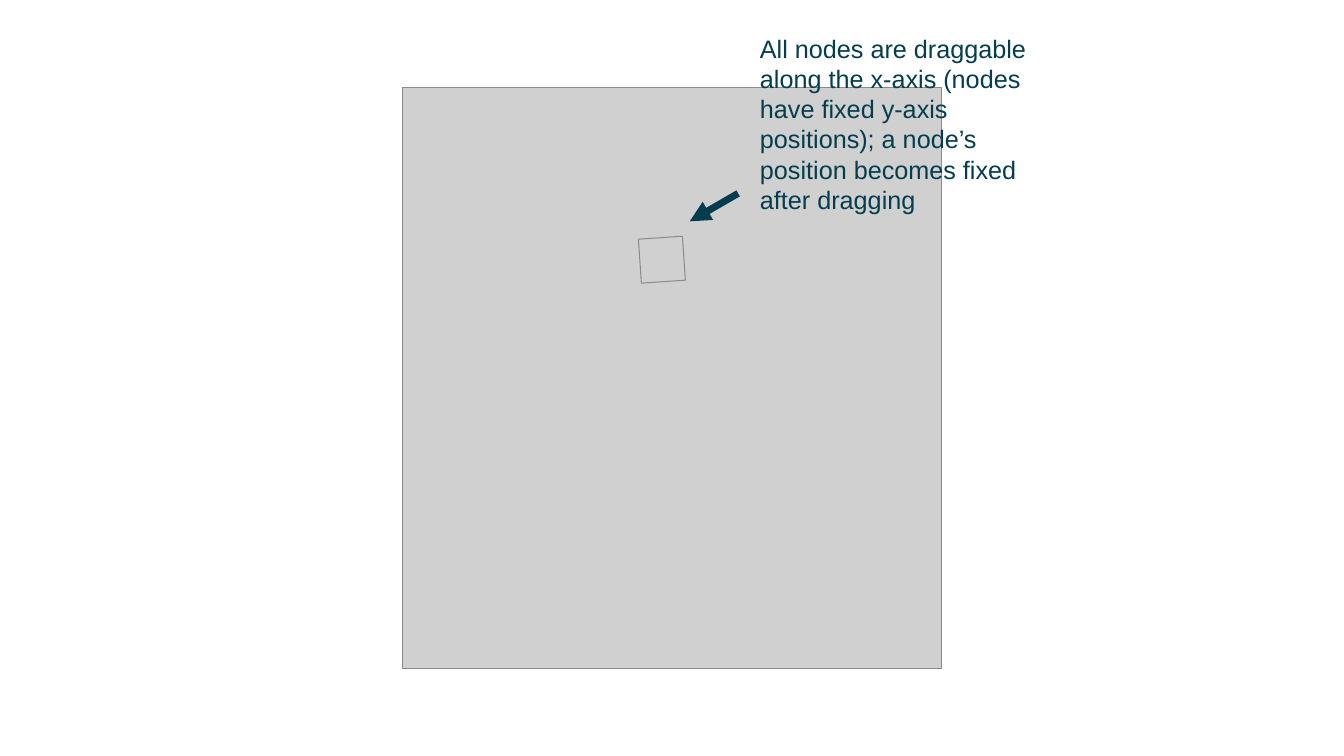
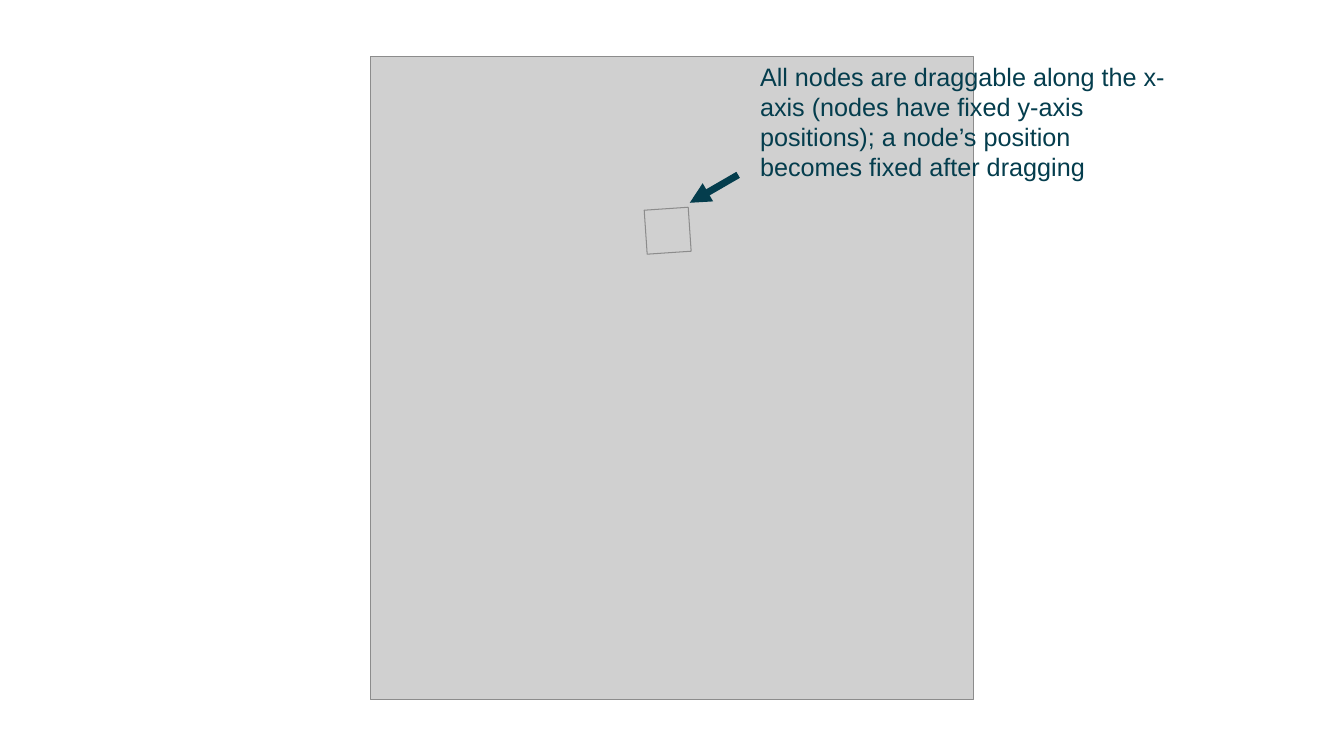
Before and after one commit to kitchensjn/tskit_arg_visualizer, a slide deck: slide 18 of tskit_presentation.pptx. Drawn at 1344x756 pixels with LibreOffice and Linux fonts; fonts in the diff are those of the drawing; grey boxes stand for pictures. Boxes give left, top, right and bottom in pixels: in the first picture for what was removed or moved away, otherwise in the second. Text is boxed around its words. In the diff, an @@ line names an element or a change of style, - is before the commit and + after.

```diff
--- a/tskit_presentation.pptx
+++ b/tskit_presentation.pptx
@@ picture resized from (x1=403, y1=88, x2=942, y2=668) to (x1=370, y1=56, x2=973, y2=701) @@
@@ text "All nodes are draggable along ..." rewrapped from (x1=760, y1=39, x2=1026, y2=214) to (x1=760, y1=65, x2=1165, y2=182) @@
@@ arrow moved from (738, 194) - (690, 222) to (738, 174) - (690, 203) @@
@@ picture moved from (x1=639, y1=237, x2=686, y2=284) to (x1=645, y1=207, x2=692, y2=254) @@
```
Also in this commit, not shown: 8 other slides changed, 3 slides added, 3 slides removed, 3 other files.
